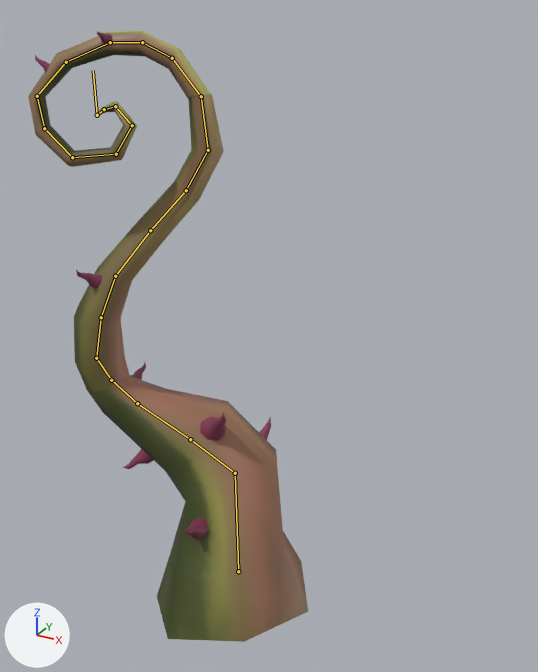
Renders of the Blender file Workspace/Art Assets/Blend Files/Whole_Plant_Rig.blend from each side of a commit.
Before and after are seen from a 50 mm camera at (2.76, -4.16, 4.58) aimed at (0.29, 0.34, 2.34). Every picture has the same lights, and +X, +Y and +Z are marked at lower left. The bones that bend it are drawn over the model as lines.
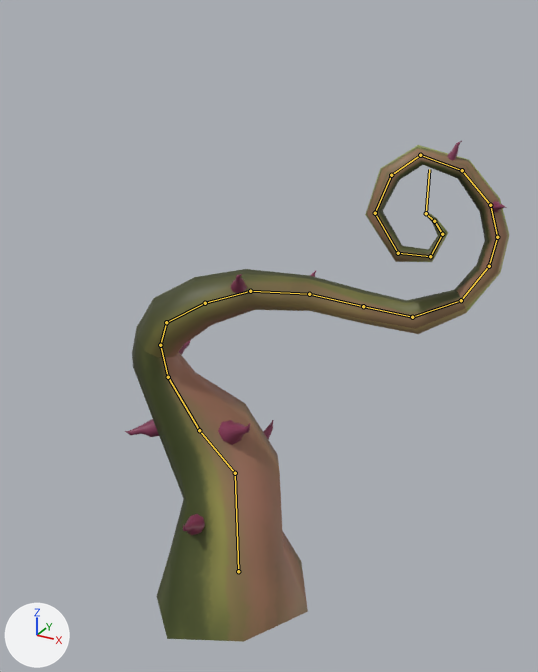
The newer file adds an action. The first version stands in its rest pose; the second is drawn at frame 90 of the action 'Plant_WholeAction'.

Where the change shows, as pixel boxes [x1, y1, x2, y2] in the pictures (538 x 672 px):
```json
{"object": "Cylinder.017", "change": "posed", "before": [86, 375, 308, 642], "after": [132, 326, 308, 642]}
{"object": "Cylinder.019", "change": "posed", "before": [74, 93, 224, 392], "after": [138, 269, 467, 357]}
{"object": "Cylinder.014", "change": "posed", "before": [28, 31, 210, 167], "after": [365, 145, 509, 311], "on screen": "21% narrower, 22% taller"}
{"object": "Cylinder.023", "change": "posed", "before": [200, 412, 226, 441], "after": [218, 420, 250, 445]}
{"object": "Cylinder.022", "change": "posed", "before": [122, 449, 154, 469], "after": [125, 419, 159, 437]}
{"object": "Cylinder.020", "change": "posed", "before": [76, 270, 102, 289], "after": [231, 274, 247, 294]}
{"object": "Cylinder.021", "change": "posed", "before": [185, 517, 209, 539], "after": [183, 514, 205, 535], "on screen": "8% narrower"}
{"object": "Cylinder.015", "change": "posed", "before": [97, 31, 112, 45], "after": [490, 201, 507, 212], "on screen": "12% wider, 20% shorter"}
{"object": "Cylinder.024", "change": "posed", "before": [35, 55, 50, 72], "after": [448, 141, 462, 161]}
{"object": "Cylinder.025", "change": "posed", "before": [259, 417, 271, 440], "after": [263, 420, 273, 440]}
{"object": "Cylinder.016", "change": "posed", "before": [130, 362, 146, 380], "after": [179, 340, 191, 355]}
{"object": "Cylinder.018", "change": "posed", "after": [310, 271, 316, 277], "on screen": "not visible before"}
{"bone": "Whole_DrvBone", "before": "(97, 115) to (93, 70)", "after": "(426, 213) to (429, 169)"}
```

Scene script edits in JSON lines:
```json
{"block": "bone_whole_drvbone", "where": "bone_whole_drvbone = bpy.data.objects['Plant_Whole'].pose.bones['Whole_DrvBone']"}
{"op": "set", "path": "bone_whole_drvbone.location", "old": "(0.0, 0.0, 0.0)", "new": "(2.256, -0.598, -0.706)"}
```
